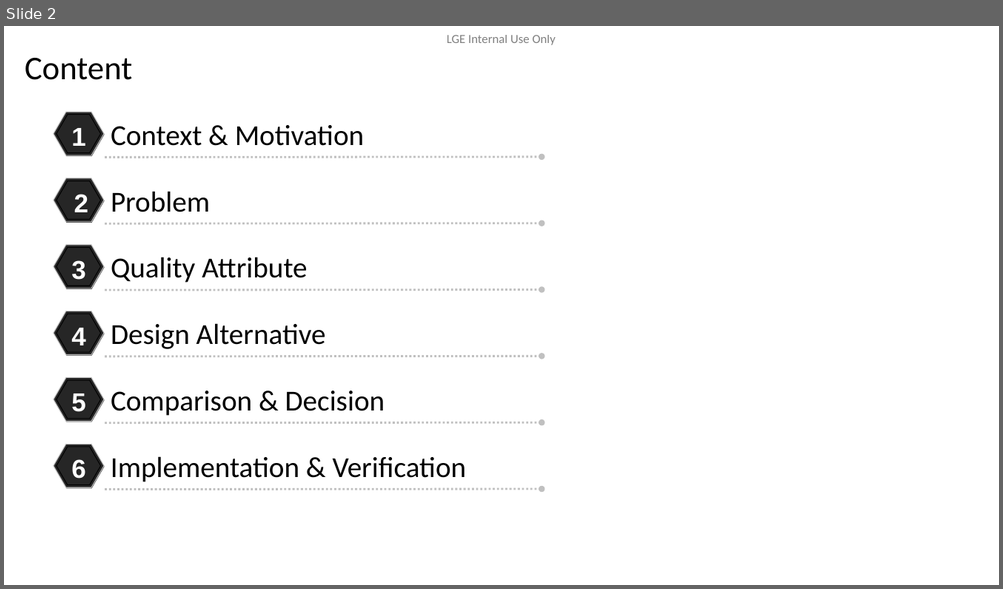
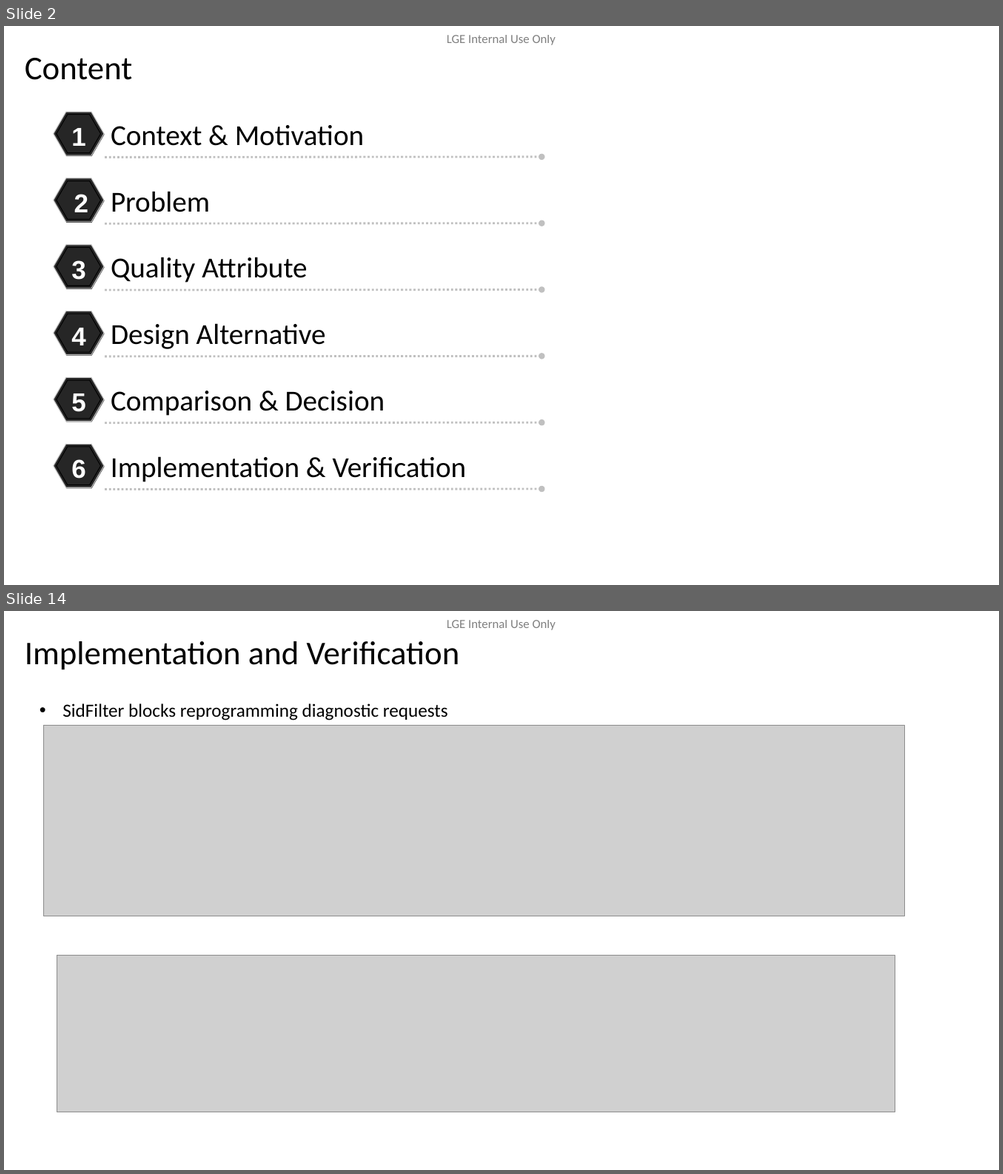
Before and after one commit to btqt/fe, a slide deck: design/FE_phi.vu_Design of Secure Remote Diag on Container Separation Architecture_3rd.pptx. Shown one above the other, each under a label of ours: slide 2 before the commit, slides 2 and 14 after it; the slides between them are not shown. The pictures are 1003x589 and 1003x1174 pixels, drawn with LibreOffice and Linux fonts; fonts in the diff are those of the drawing; grey boxes stand for pictures; background and template pictures are left out. Boxes give left, top, right and bottom in pixels: in the first picture for what was removed or moved away, otherwise in the second. Text is boxed around its words. In the diff, an @@ line names an element or a change of style, - is before the commit and + after.

```diff
--- a/design/FE_phi.vu_Design of Secure Remote Diag on Container Separation Architecture_3rd.pptx
+++ b/design/FE_phi.vu_Design of Secure Remote Diag on Container Separation Architecture_3rd.pptx
@@ slide 14 added at box(4, 611, 999, 1170), background #FFFFFF; not listed: 1 template element that a slide beside it also shows @@
@@ title added at box(25, 641, 460, 670), 32 pt, text #000000 @@
+Implementation and Verification
@@ text added at box(62, 703, 448, 721), 18 pt, text #000000 @@
+• SidFilter blocks reprogramming diagnostic requests
@@ picture added at box(43, 725, 904, 916) @@
@@ picture added at box(57, 955, 895, 1113) @@
```
Also in this commit, not shown: 10 slides changed, 1 other slide added, 1 slide removed, 7 other files.
